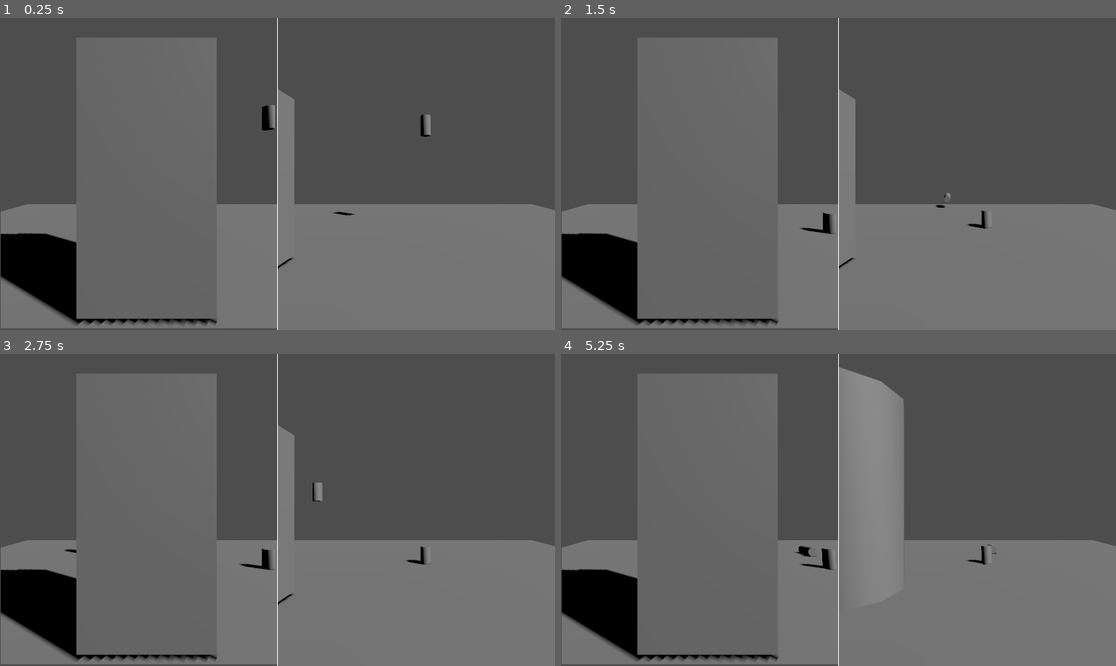
Above: before the commit, frames 1-4 (two rows, left to right).
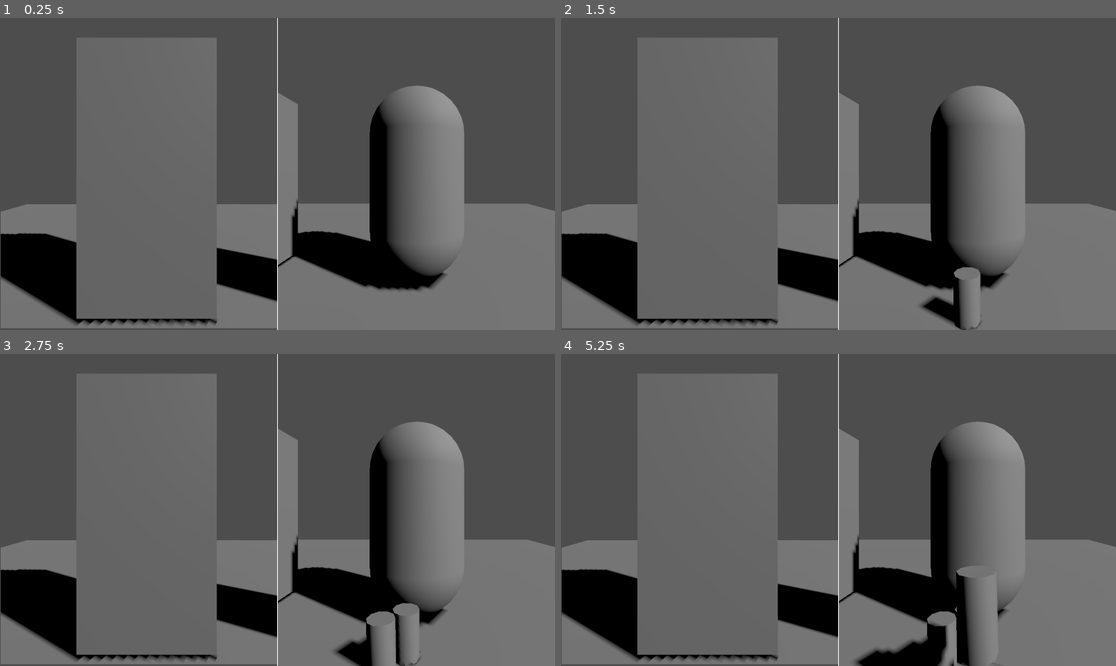
Above: after the commit, the same moments.

Repository: tombuben/automat
Game: Godot game, scene res://Scenes/main_scene.tscn
Same seed, same stepped clock (60 frames per second), same inputs: the game is played once before the commit and once after it. The project has no main scene, so this scene is started directly.
Inputs (mouse positions are in pixels of both pictures, inside the frame that each line leads up to):
- Up to frame 1 (0.25 s): no input
- Up to frame 2 (1.5 s): move the mouse to (960, 158) at 0.52 s; click (960, 158) at 0.67 s; move the mouse to (727, 189) at 1.27 s; click (727, 189) at 1.42 s
- Up to frame 3 (2.75 s): move the mouse to (333, 441) at 2.02 s; click (333, 441) at 2.17 s
- Up to frame 4 (5.25 s): move the mouse to (810, 572) at 2.77 s; click (810, 572) at 2.92 s; tap Enter at 3.5 s; move the mouse to (1005, 556) at 3.52 s; click (1005, 556) at 3.67 s; move the mouse to (672, 463) at 4.27 s; click (672, 463) at 4.42 s; move the mouse to (866, 510) at 5.02 s; click (866, 510) at 5.17 s

The runs differ from the first frame. In frame 1, 11% of the frame differs, in the area x 39-100%, y 21-92%; in frame 2, 11%; in frame 3, 11%; in frame 4, 16%, in the area x 39-100%, y 4-100%.

Commit message:
Add random person

Diff:
--- a/Scenes/main_scene.tscn
+++ b/Scenes/main_scene.tscn
@@ -1,7 +1,8 @@
-[gd_scene load_steps=4 format=3 uid="uid://b6qthxoydelxv"]
+[gd_scene load_steps=5 format=3 uid="uid://b6qthxoydelxv"]
 
 [ext_resource type="Script" uid="uid://c56o0l1eo5f5k" path="res://Scenes/world_view.gd" id="1_52fb6"]
 [ext_resource type="PackedScene" uid="uid://c2vjbnjw2np13" path="res://Subscenes/random_item.tscn" id="2_6l7je"]
+[ext_resource type="PackedScene" uid="uid://b8l8mhyb5sfwf" path="res://Subscenes/random_person.tscn" id="3_jv6wh"]
 
 [sub_resource type="BoxShape3D" id="BoxShape3D_6l7je"]
 size = Vector3(10, 0.1, 10)
@@ -23,9 +24,6 @@
 [node name="DirectionalLight3D" type="DirectionalLight3D" parent="."]
 transform = Transform3D(0.54822, -0.503586, 0.667724, 0, 0.798394, 0.602136, -0.836334, -0.330103, 0.437696, 3.26873, 2.51421, 0)
 shadow_enabled = true
-
-[node name="RandomItem" parent="." instance=ExtResource("2_6l7je")]
-transform = Transform3D(1, 0, 0, 0, 1, 0, 0, 0, 1, 1.08265, 2.37636, -1.8436)
 
 [node name="Control" type="Control" parent="."]
 layout_mode = 3
@@ -60,9 +58,12 @@
 render_target_update_mode = 4
 
 [node name="WorldView" type="Camera3D" parent="Control/SubViewportContainer2/SubViewport"]
-transform = Transform3D(1, 0, 0, 0, 1, 0, 0, 0, 1, 0.893029, 1.12251, 2.24788)
+transform = Transform3D(1, 0, 0, 0, 1, 0, 0, 0, 1, 0.934347, 1.13596, 2.39703)
 script = ExtResource("1_52fb6")
 spawnItem = ExtResource("2_6l7je")
+
+[node name="RandomPerson" parent="Control/SubViewportContainer2/SubViewport" instance=ExtResource("3_jv6wh")]
+transform = Transform3D(1, 0, 0, 0, 1, 0, 0, 0, 1, 0.941919, 1.05, 0.190989)
 
 [node name="ColorRect" type="ColorRect" parent="Control"]
 layout_mode = 2
--- a/Scenes/world_view.gd
+++ b/Scenes/world_view.gd
@@ -2,7 +2,7 @@
 
 @export var spawnItem : PackedScene
 
-func _input(event):
+func _input(event) -> void:
 	# Mouse in viewport coordinates.
 	if event is InputEventMouseButton:
 		var relative_position = event.position / get_viewport().get_visible_rect().size.y
@@ -13,7 +13,10 @@
 		var relative_angle = relative_position * fov/2
 		print("Mouse Click/Unclick at: ", relative_angle)
 
-		if event.pressed:
+		#todo check left right mouse button :)
+		if event.is_pressed():
+			charge()
+		if event.is_released():
 			shoot(relative_angle)
 	elif event is InputEventMouseMotion:
 		print("Mouse Motion at: ", event.position)
@@ -21,12 +24,35 @@
 	# Print the size of the viewport.
 	print("Viewport Resolution is: ", get_viewport().get_visible_rect().size)
 
-func shoot(relative_angle):
-	var object = spawnItem.instantiate()
-	add_child(object)
-	var applied_force = transform.basis.z * -10 + transform.basis.y * 1
 
-	applied_force = applied_force.rotated(Vector3.DOWN, deg_to_rad(relative_angle.x))
-	applied_force = applied_force.rotated(Vector3.LEFT, deg_to_rad(relative_angle.y))
-	object.apply_central_impulse(applied_force)
-	pass
+var object_to_shoot : RigidBody3D
+var charge_duration : float
+
+func charge() -> void:
+	if object_to_shoot != null:
+		return
+	object_to_shoot = spawnItem.instantiate()
+	add_child(object_to_shoot)
+	object_to_shoot.position.z -= 1
+	object_to_shoot.position.y -= 0.5
+	object_to_shoot.freeze = true
+	charge_duration = 0
+
+
+func _process(delta: float) -> void:
+	if object_to_shoot != null:
+		object_to_shoot.rotate_z(charge_duration / 5)
+		charge_duration += delta
+
+func shoot(relative_angle) -> void:
+	if object_to_shoot == null:
+		return
+
+	object_to_shoot.freeze = false
+	var applied_force = transform.basis.z * (-charge_duration * 5 - 1) + transform.basis.y * 1
+
+	applied_force = applied_force.rotated(-transform.basis.y, deg_to_rad(relative_angle.x))
+	applied_force = applied_force.rotated(-transform.basis.x, deg_to_rad(relative_angle.y))
+	object_to_shoot.apply_central_impulse(applied_force)
+	object_to_shoot = null
+	charge_duration = 0
--- /dev/null
+++ b/Subscenes/random_person.tscn
@@ -0,0 +1,31 @@
+[gd_scene load_steps=4 format=3 uid="uid://b8l8mhyb5sfwf"]
+
+[sub_resource type="CapsuleShape3D" id="CapsuleShape3D_8gkds"]
+
+[sub_resource type="CapsuleMesh" id="CapsuleMesh_8gkds"]
+
+[sub_resource type="SphereShape3D" id="SphereShape3D_8gkds"]
+
+[node name="RandomPerson" type="Node3D"]
+
+[node name="RigidBody3D" type="RigidBody3D" parent="."]
+gravity_scale = -10.0
+
+[node name="CollisionShape3D" type="CollisionShape3D" parent="RigidBody3D"]
+shape = SubResource("CapsuleShape3D_8gkds")
+
+[node name="MeshInstance3D" type="MeshInstance3D" parent="RigidBody3D"]
+mesh = SubResource("CapsuleMesh_8gkds")
+
+[node name="PinJoint3D" type="PinJoint3D" parent="."]
+transform = Transform3D(1, 0, 0, 0, 1, 0, 0, 0, 1, 0, -0.5, 0)
+node_a = NodePath("../RigidBody3D")
+node_b = NodePath("../StaticBody3D")
+
+[node name="StaticBody3D" type="StaticBody3D" parent="."]
+transform = Transform3D(1, 0, 0, 0, 1, 0, 0, 0, 1, 0, -0.5, 0)
+collision_layer = 0
+collision_mask = 0
+
+[node name="CollisionShape3D" type="CollisionShape3D" parent="StaticBody3D"]
+shape = SubResource("SphereShape3D_8gkds")
